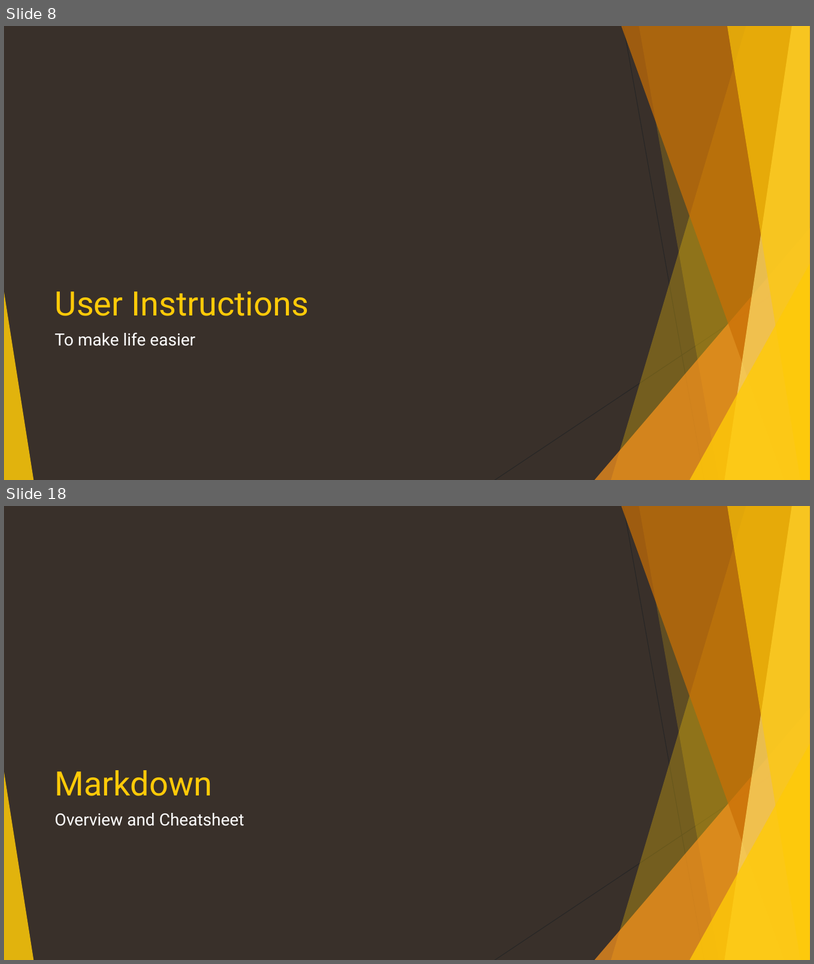
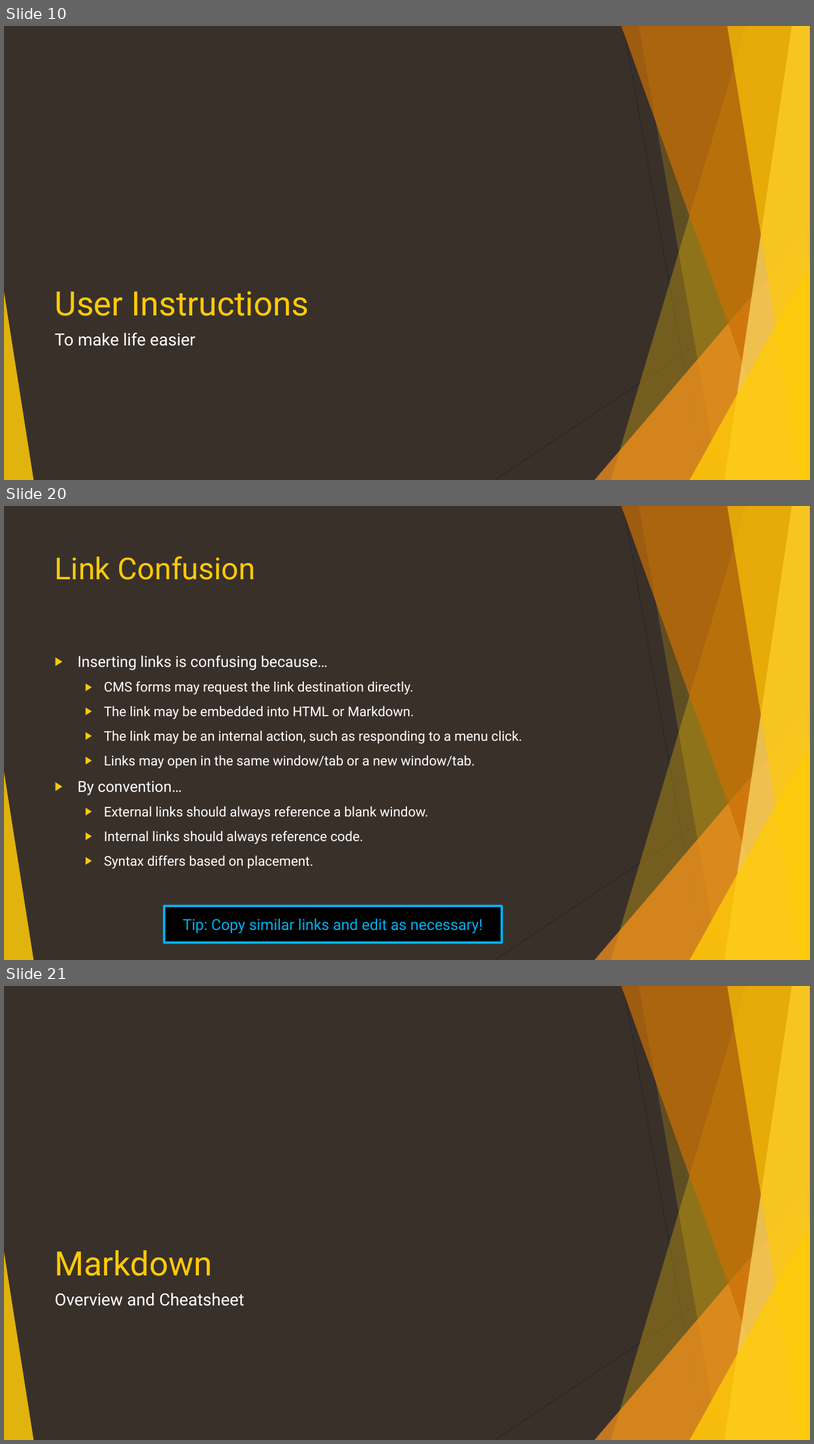
Before and after one commit to CanyonCasa/HomebrewCMS, a slide deck: documentation/HomebrewCMS.pptx. Shown one above the other, each under a label of ours: slides 8 and 18 before the commit, slides 10, 20 and 21 after it; the slides between them are not shown. The pictures are 814x964 and 814x1444 pixels, drawn with LibreOffice and Linux fonts; fonts in the diff are those of the drawing. Boxes give left, top, right and bottom in pixels: in the first picture for what was removed or moved away, otherwise in the second. Text is boxed around its words. In the diff, an @@ line names an element or a change of style, - is before the commit and + after.

```diff
--- a/documentation/HomebrewCMS.pptx
+++ b/documentation/HomebrewCMS.pptx
@@ slide 20 added at bbox=[4, 506, 810, 960], background #39302A; not listed: 10 template elements that a slide beside it also shows @@
@@ title added at bbox=[55, 556, 255, 580], 36 pt, text #FFCA08 @@
+Link Confusion
@@ text added at bbox=[78, 655, 522, 868], 16 pt, text #FFFFFF @@
+▶ Inserting links is confusing because…
+  ▶ CMS forms may request the link destination directly.
+  ▶ The link may be embedded into HTML or Markdown.
+  ▶ The link may be an internal action, such as responding to a menu click.
+  ▶ Links may open in the same window/tab or a new window/tab.
+▶ By convention…
+  ▶ External links should always reference a blank window.
+  ▶ Internal links should always reference code.
+  ▶ Syntax differs based on placement.
@@ rectangle added at bbox=[164, 906, 503, 943], fill #000000, outline #00B0F0 2.5 pt, 18 pt, text #00B0F0 @@
+  Tip: Copy similar links and edit as necessary!
@@ what was slide 8 is now slide 10 @@
@@ what was slide 18 is now slide 21 @@
```
Also in this commit, not shown: 16 slides changed, 2 other slides added, 1 other file.
